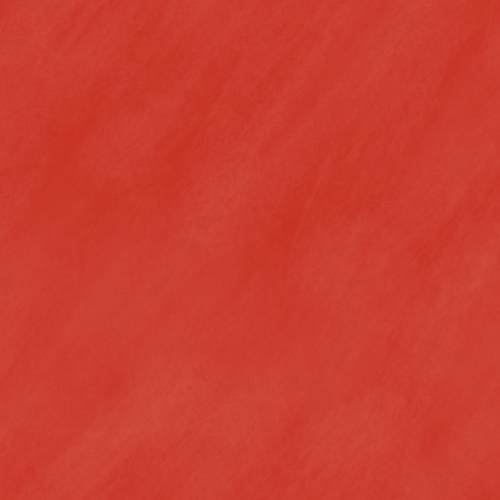
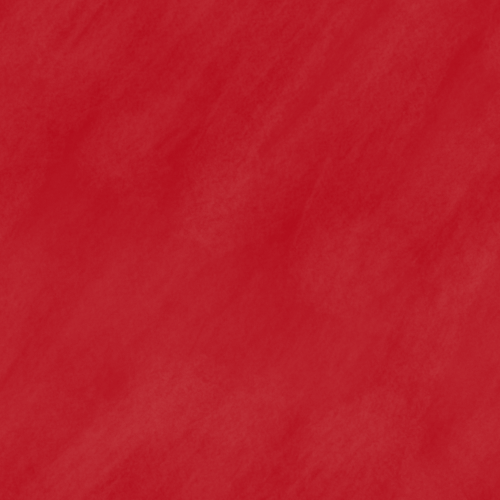
Layers edited between the first and the second 500 × 500 image:
painted on "texture" over <box>0,0,500,500</box>
added layer "even newer background" above "newer background" over <box>0,0,500,500</box>
hid "newer background", painted on it over <box>0,0,500,500</box>
